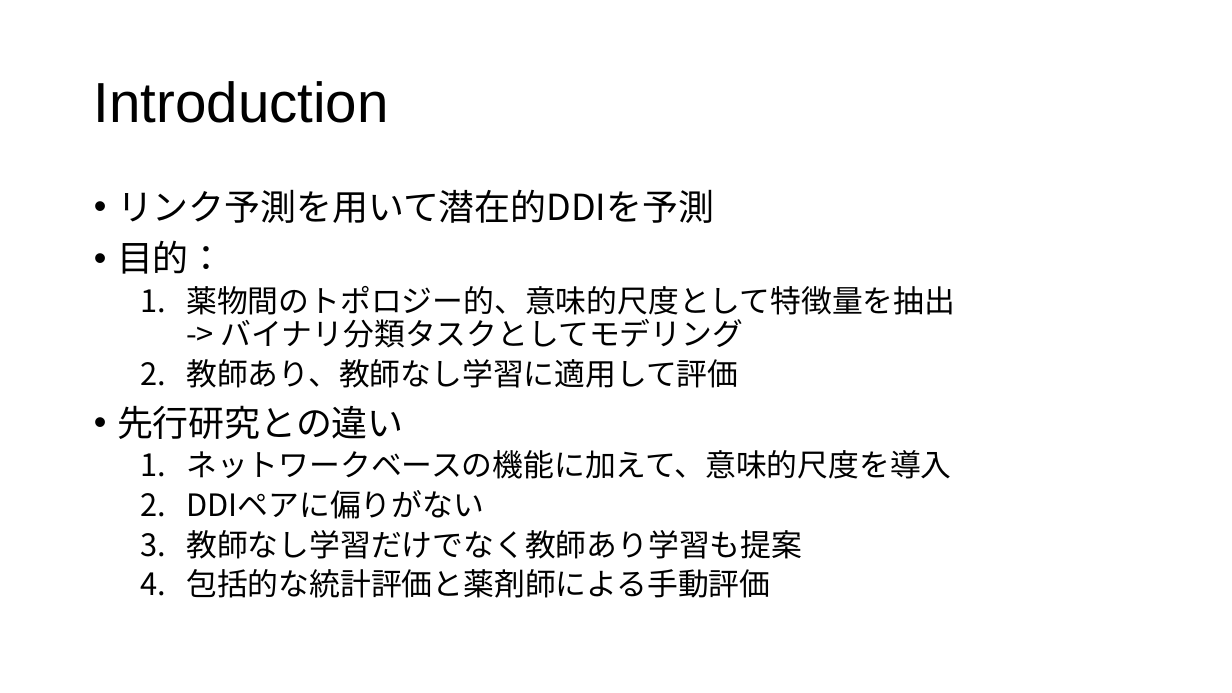
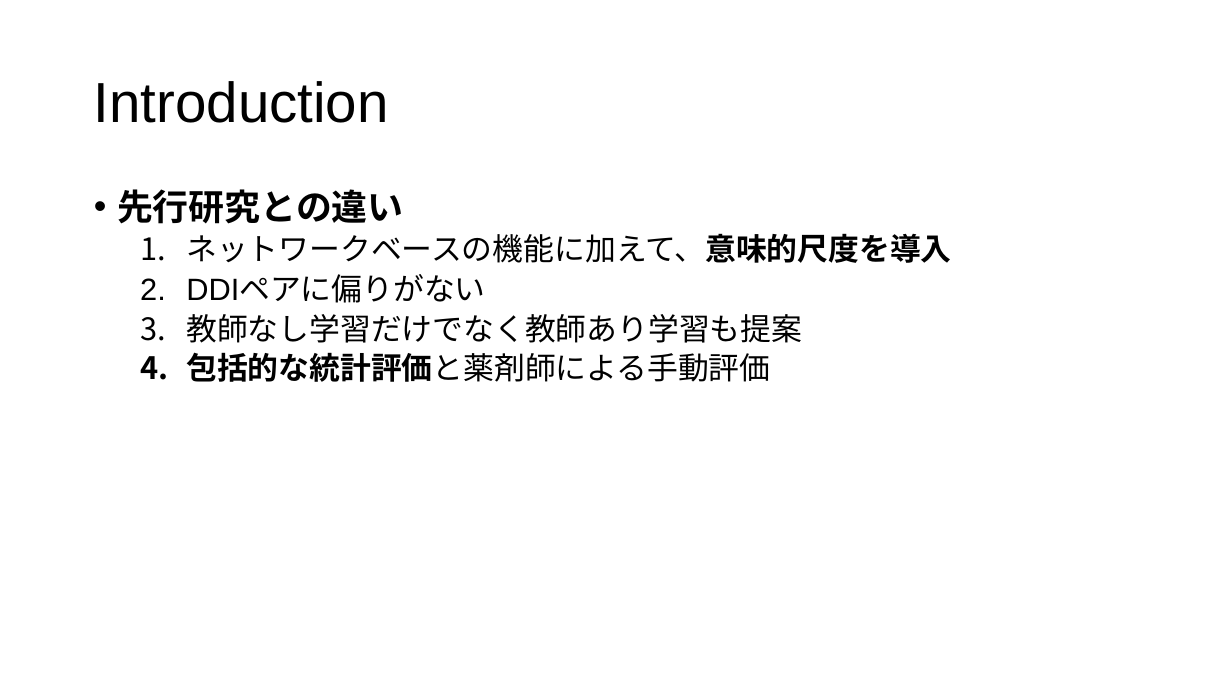
Before and after one commit to tsutarou10/variousFile, a slide deck: slide 15 of Predicting potential drug-drug interactions on topological and semantic similarity features using statistical learning.pptx (slide 14 before the commit). Drawn at 1232x693 pixels with LibreOffice and Linux fonts; fonts in the diff are those of the drawing. Boxes give left, top, right and bottom in pixels: in the first picture for what was removed or moved away, otherwise in the second. Text is boxed around its words. In the diff, an @@ line names an element or a change of style, - is before the commit and + after.

```diff
--- a/Predicting potential drug-drug interactions on topological and semantic similarity features using statistical learning.pptx
+++ b/Predicting potential drug-drug interactions on topological and semantic similarity features using statistical learning.pptx
@@ text at <box>117,189,955,388</box>: paragraphs removed @@
-• リンク予測を用いて潜在的DDIを予測
-• 目的：
-  1. 薬物間のトポロジー的、意味的尺度として特徴量を抽出
-     -> バイナリ分類タスクとしてモデリング
-  2. 教師あり、教師なし学習に適用して評価
@@ text at <box>117,189,951,382</box>: bold on in "先行研究との違い", "ネットワークベースの機能に加えて、意味的尺度を導入", "包括的な統計評価と薬剤師による手動評価"; font Noto Sans CJK JP to Arial in "DDIペアに偏りがない" @@
```
Also in this commit, not shown: 18 other slides changed, 2 slides added.
